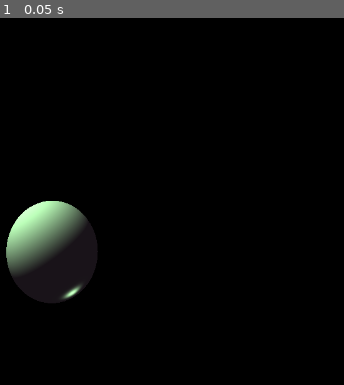
Above: before the commit, frame 1.
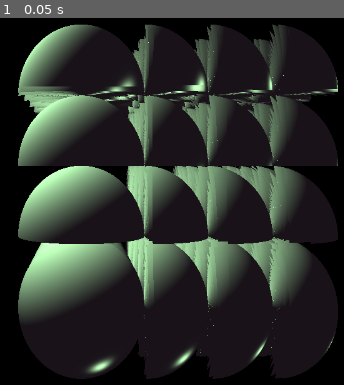
Above: after the commit, the same moment.

Repository: ericrobolson/Septik
Game: Godot game, scene res://Raymarcher.tscn
Same seed, same stepped clock (60 frames per second), same inputs: the game is played once before the commit and once after it.
Inputs:
- Up to frame 1 (0.05 s): no input

The runs differ from the first frame. In frame 1, 80% of the frame differs, in the area x 1-99%, y 1-99%.

Commit message:
Continued working on voxel SDF. Got it to be much faster by removing iteration.

Diff:
--- a/SeptikGodotClient/Raymarcher.tres
+++ b/SeptikGodotClient/Raymarcher.tres
@@ -58,11 +58,51 @@
   return length(max(q,0.0)) + min(max(q.x,max(q.y,q.z)),0.0) - r;
 }
 
+
+int closestIndex(float pos, int row_size, float row_pos, float voxel_size){
+	float min_index_pos = row_pos;
+	float max_index_pos = float(row_size) * voxel_size + row_pos;
+
+	// If position < min_voxel pos, use smallest index
+	if (pos < min_index_pos){
+		return 0;
+	}
+	// else if position > max_voxel pos, use largest index
+	else if (max_index_pos < pos){
+		return row_size - 1;
+	}
+
+	// Map the position to the index range
+	pos -= row_pos;
+	pos /= voxel_size;
+
+	return int(pos);
+}
+
+ivec2 voxel_index_to_texture_index(int x, int y, int z, int row_len){
+
+
+	//TODO!!
+	return ivec2(0);
+}
+
+vec3 voxel_index_to_position(int x, int y, int z, vec3 voxelOffset, float voxel_size){
+	vec3 p = vec3(float(x), float(y), float(z));
+	p *= voxel_size;
+	p += voxelOffset;
+
+	return p;
+}
+
+float sdCube(vec3 position, vec3 boxPos, float boxSize){
+	return sdSphere(position, boxPos, boxSize);
+}
+
 float sdVoxels(vec3 position){
 	float len = 0.0;
 
 	vec3 voxelOffset = vec3(0.0, 0.0, 0.0);
-	float voxel_size = 0.6;
+	float voxel_size = 1.0;
 
 	// This is a bad implementation, but is mainly to get a dumb version working
 	int x,y,z = 0;
@@ -74,35 +114,23 @@
 		// Pseudocode:
 		// If position.x < min_voxel xpos, use smallest xindex
 		// elIf position.x > max_voxel xpos, use largest xindex
-		// else: map position.x to the xindex
-		// Repeat for y, z
-		// That gets your voxel index
+		int x_index = closestIndex(position.x, voxel_cube_length, voxelOffset.x, voxel_size);
+		int y_index = closestIndex(position.y, voxel_cube_length, voxelOffset.y, voxel_size);
+		int z_index = closestIndex(position.z, voxel_cube_length, voxelOffset.z, voxel_size);
+
 		// Then, map your voxel index to the tex xy indexes
+		ivec2 tex_index = voxel_index_to_texture_index(x_index, y_index, z_index, voxel_cube_length);
+		vec4 voxel_color_data = texelFetch(voxel_data, tex_index, 0);
+		bool voxelActive = 0.0 < voxel_color_data.a;
+
+		if (voxelActive){
+			vec3 voxelPosition = voxel_index_to_position(x_index, y_index, z_index, voxelOffset, voxel_size);
+
+			return sdCube(position, voxelPosition, voxel_size);
+		}
+
 		// If active, return the length
-		// Else, calculate next dist?
-
-
-		//TODO: get actual voxel position/indexes closest to the position
-		vec3 voxelPos = vec3(float(x), float(y), float(z));
-		voxelPos *= voxel_size;
-		voxelPos += voxelOffset;
-
-		//TODO: Using the voxel position, calculate the texture x,y coordinates that match the voxel
-		int texx = 0;
-		int texy = 0;
-
-		ivec2 texCoords = ivec2(texx, texy);
-
-		vec4 colors = texelFetch(voxel_data, texCoords, 0);
-
-		// alpha represents the voxel's active bit
-		bool voxelActive = 0.0 < colors.a;
-
-		// Only draw if true
-		if (voxelActive == true){
-			float length_voxel = sdSphere(position, voxelPos, voxel_size);
-			min_dist = length_voxel;
-		}
+		// Else, continue marching to get the next active voxel
 	}
 	// OLD CODE - DUMB IMPLEMENTATION
 	else {
@@ -280,8 +308,8 @@
 shader_param/voxel_cube_length = 4
 shader_param/use_texture = false
 shader_param/fov = 45.0
-shader_param/cameraPosition = Vector3( 3.709, -0.228, 6.584 )
-shader_param/eye = Vector3( -0.466, 0.175, -0.935 )
+shader_param/cameraPosition = Vector3( 0, 2.007, 12.045 )
+shader_param/eye = Vector3( 0, 0, -1 )
 shader_param/up = Vector3( 0, 1, 0 )
 shader_param/MAX_STEPS = 450
 shader_param/MAX_DISTANCE = 40.0
Not shown, changed: septik/src/util/mod.rs
